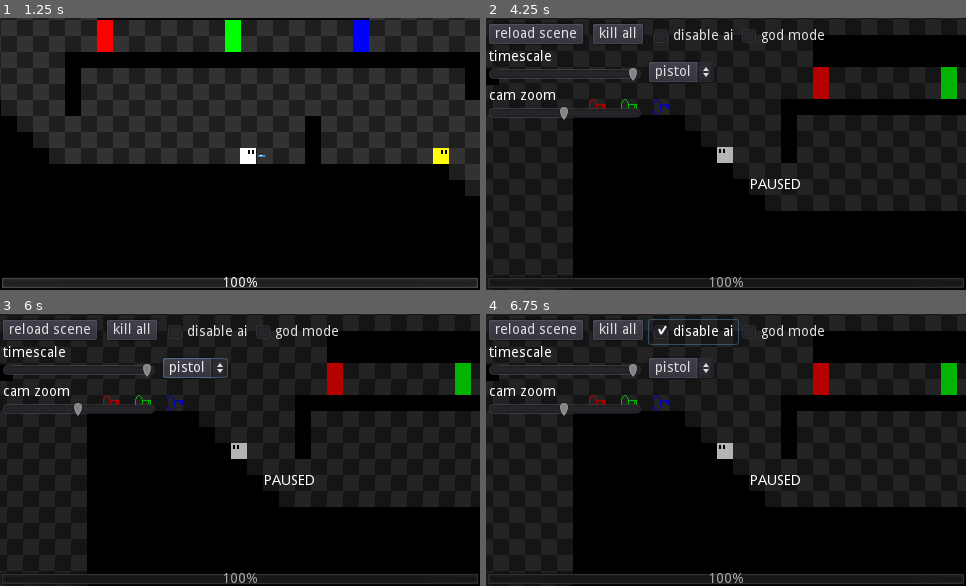
Above: before the commit, frames 1-4 (two rows, left to right).
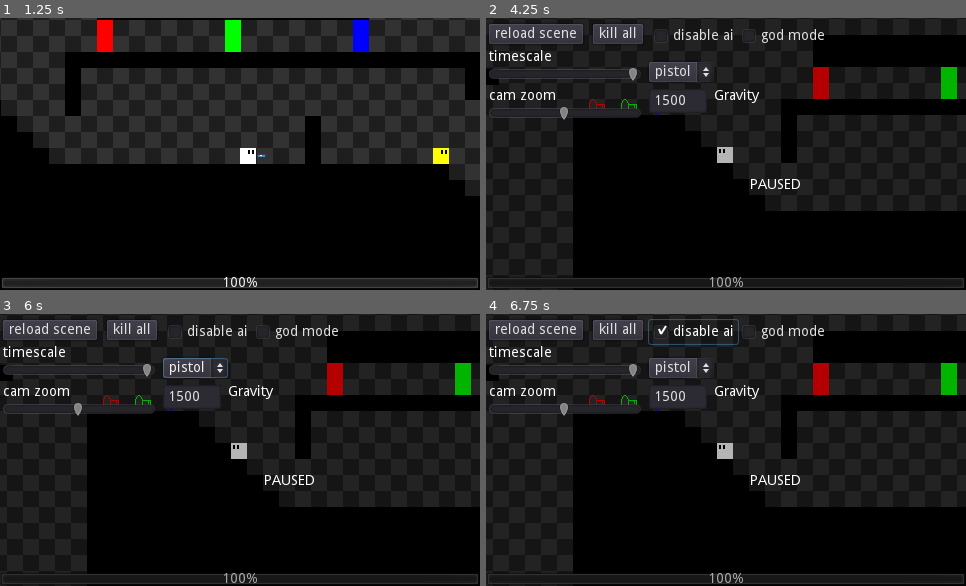
Above: after the commit, the same moments.

Repository: POtOSoftware/Project-Poop-Shit
Game: Godot game, scene res://Levels/dev.tscn
The game is run twice, just before and just after one commit, with the same random seed, the same clock (stepped at 60 frames per second) and the same inputs. The engine's default icon, where the game draws it, is replaced by a stand-in: a white triangle on a blue panel in a dark square.
Inputs:
- Up to frame 1 (1.25 s): tap Enter at 0.5 s; hold Right (move_right) from 0.53 s (still down); hold Ctrl (fire) from 0.53 s (still down); tap Up (jump) at 0.77 s
- Up to frame 2 (4.25 s): release Ctrl (fire) at 1.28 s; tap Ctrl (fire) at 1.35, 2.85 s; tap Up (jump) at 1.52, 3.02, 3.77 s; release Right (move_right) at 2.03 s; hold Ctrl (fire) 2.03-2.78 s; hold Left (move_left) from 2.03 s (still down); hold Ctrl (fire) from 3.53 s (still down); tap ` (toggle_debug_menu) at 4.15 s
- Up to frame 3 (6 s): release Left (move_left) at 4.28 s; release Ctrl (fire) at 4.28 s; hold Right (move_right) 4.28-5 s; tap Ctrl (fire) at 4.35 s; tap Up (jump) at 4.52 s; click "pistol" at 5 s; click "kill all" at 5.75 s
- Up to frame 4 (6.75 s): click "disable ai" at 6.5 s

Frame 1 is identical in both runs. In frame 2, 0.7% of the frame differs, in the area x 34-57%, y 26-35%; in frame 3, 0.7%; in frame 4, 0.7%.

Commit message:
yellow guy reacts to the gravity of the situation

Diff:
--- a/Enemies/YellowGuy.gd
+++ b/Enemies/YellowGuy.gd
@@ -33,12 +33,17 @@
 	set_physics_process(false)
 
 func _physics_process(delta):
+	# not even our sworn enemies can avoid gravity
+	velocity.y = GameWorld.GRAVITY
+
 	if health <= 0 and is_dead == false:
 		die()
 
 	if ai_enabled:
 		update_ai()
 
+	velocity = move_and_slide(velocity)
+
 
 func update_ai():
 	if detection_ray.get_collider() == Global.player:
--- /dev/null
+++ b/Global/World.gd
@@ -0,0 +1,4 @@
+extends Node
+
+# The player doesn't care about THIS gravity, this is just for enemies and other stuff
+var GRAVITY = 700
--- a/Levels/dev.tscn
+++ b/Levels/dev.tscn
@@ -30,6 +30,8 @@
 [node name="LevelGeometry" type="TileMap" parent="."]
 tile_set = ExtResource( 1 )
 cell_size = Vector2( 16, 16 )
+collision_layer = 3
+collision_mask = 3
 format = 1
 tile_data = PoolIntArray( 262145, 0, 0, 262146, 0, 0, 262147, 0, 0, 262148, 0, 0, 262149, 0, 0, 262150, 0, 0, 262151, 0 …(9822 unchanged characters)…
 
--- a/Player/Player.tscn
+++ b/Player/Player.tscn
@@ -169,6 +169,19 @@
 margin_bottom = 174.0
 text = "PAUSED"
 
+[node name="GravityEdit" type="LineEdit" parent="dbg_DebugLayer/dbg_DebugMenu"]
+margin_left = 163.0
+margin_top = 71.0
+margin_right = 221.0
+margin_bottom = 95.0
+text = "1500"
+
+[node name="Label" type="Label" parent="dbg_DebugLayer/dbg_DebugMenu/GravityEdit"]
+margin_left = 65.0
+margin_right = 110.0
+margin_bottom = 14.0
+text = "Gravity"
+
 [node name="UILayer" type="CanvasLayer" parent="."]
 
 [node name="UI" type="Control" parent="UILayer"]
@@ -202,4 +215,5 @@
 [connection signal="toggled" from="dbg_DebugLayer/dbg_DebugMenu/dbg_Buttons/dbg_GodMode" to="dbg_DebugLayer/dbg_DebugMenu" method="_on_dbg_GodMode_toggled"]
 [connection signal="value_changed" from="dbg_DebugLayer/dbg_DebugMenu/dbg_Sliders/dbg_TimescaleLabel/dbg_TimescaleSlider" to="dbg_DebugLayer/dbg_DebugMenu" method="_on_dbg_TimescaleSlider_value_changed"]
 [connection signal="value_changed" from="dbg_DebugLayer/dbg_DebugMenu/dbg_Sliders/dbg_CameraZoomLabel/dbg_CameraZoom" to="dbg_DebugLayer/dbg_DebugMenu" method="_on_dbg_CameraZoom_value_changed"]
+[connection signal="text_entered" from="dbg_DebugLayer/dbg_DebugMenu/GravityEdit" to="dbg_DebugLayer/dbg_DebugMenu" method="_on_GravityEdit_text_entered"]
 [connection signal="timeout" from="MessageTimer" to="." method="_on_MessageTimer_timeout"]
--- a/Player/dbg_DebugMenu.gd
+++ b/Player/dbg_DebugMenu.gd
@@ -50,3 +50,7 @@
 			Global.player_gun.current_weapon = "death_lazer"
 
 	print("Changed weapon to " + Global.player_gun.current_weapon)
+
+func _on_GravityEdit_text_entered(new_text):
+	print("Changed GRAVITY from " + str(GameWorld.GRAVITY) + " to " + new_text)
+	GameWorld.GRAVITY = int(new_text)
--- a/project.godot
+++ b/project.godot
@@ -17,6 +17,7 @@
 [autoload]
 
 Global="*res://Global/Global.gd"
+GameWorld="*res://Global/World.gd"
 
 [display]
 
